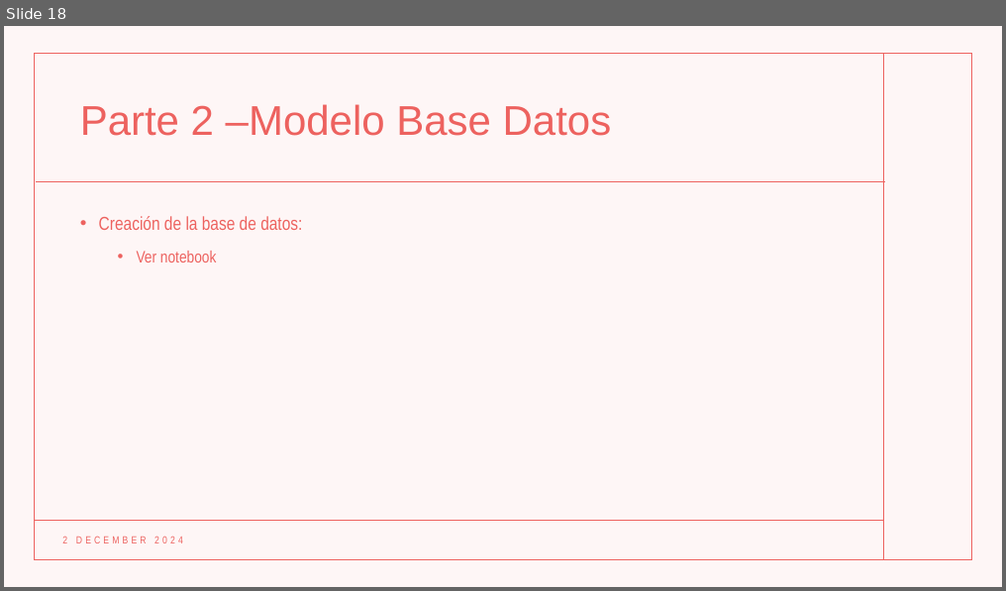
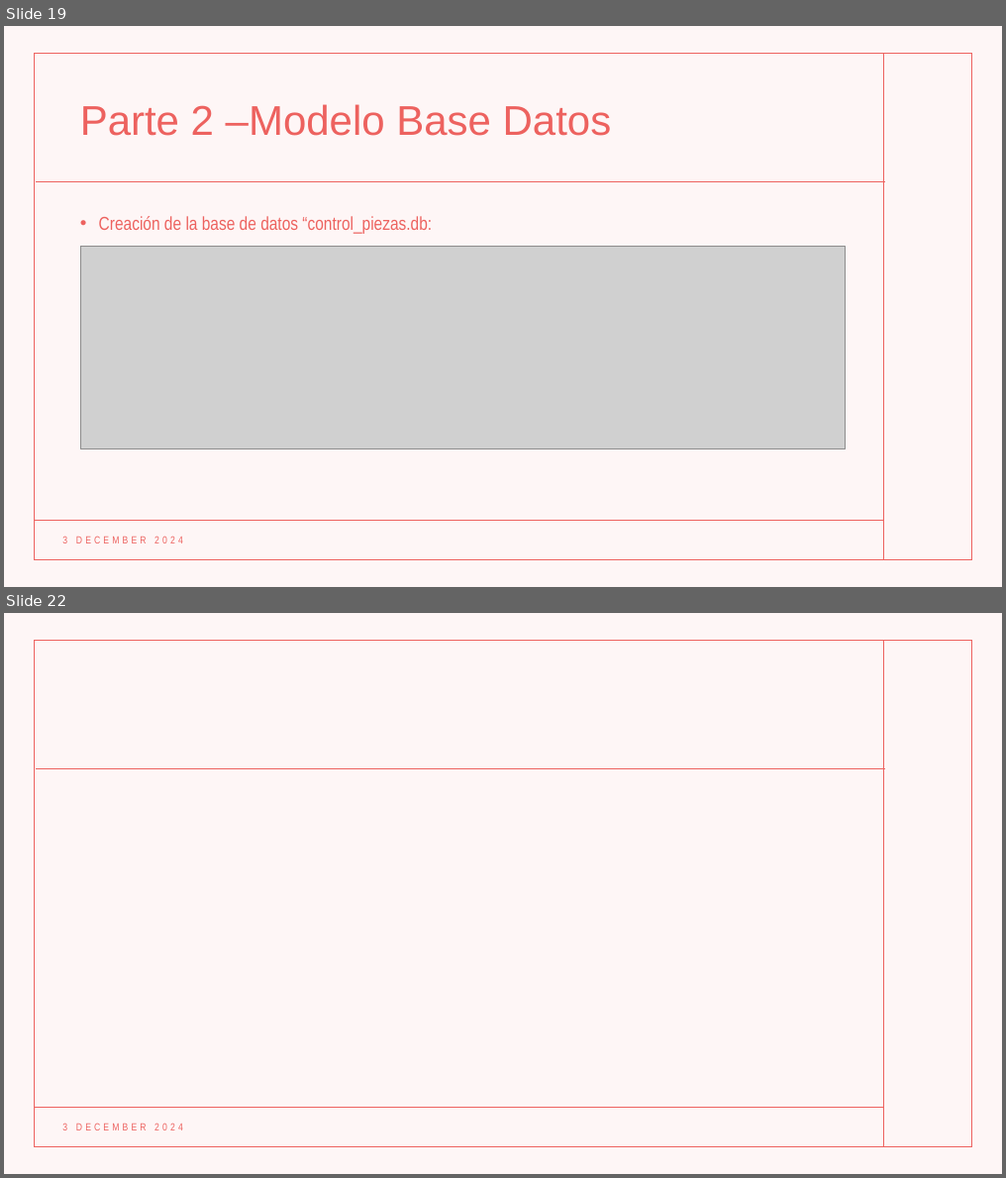
Before and after one commit to Rommel-DS/Team-Challenge---Sherlock-SQL, a slide deck: TEAM CHALLENGE.pptx. Shown one above the other, each under a label of ours: slide 18 before the commit, slides 19 and 22 after it; the slides between them are not shown. The pictures are 1006x591 and 1006x1178 pixels, drawn with LibreOffice and Linux fonts; fonts in the diff are those of the drawing; grey boxes stand for pictures. Boxes give left, top, right and bottom in pixels: in the first picture for what was removed or moved away, otherwise in the second. Text is boxed around its words. In the diff, an @@ line names an element or a change of style, - is before the commit and + after.

```diff
--- a/TEAM CHALLENGE.pptx
+++ b/TEAM CHALLENGE.pptx
@@ slide 22 added at box(4, 613, 1002, 1174), background #FFFFFF; not listed: 5 template elements that a slide beside it also shows @@
@@ text added at box(62, 1123, 183, 1131), 10 pt, text #ED625F @@
+3 DECEMBER 2024
@@ what was slide 18 is now slide 19 @@
@@ slide 19 changed as well @@
@@ text at box(99, 216, 432, 234): text changed @@
-• Creación de la base de datos:
-  • Ver notebook
+• Creación de la base de datos “control_piezas.db:
@@ picture added at box(80, 246, 845, 449) @@
```
Also in this commit, not shown: 18 other slides changed, 2 other slides added.
